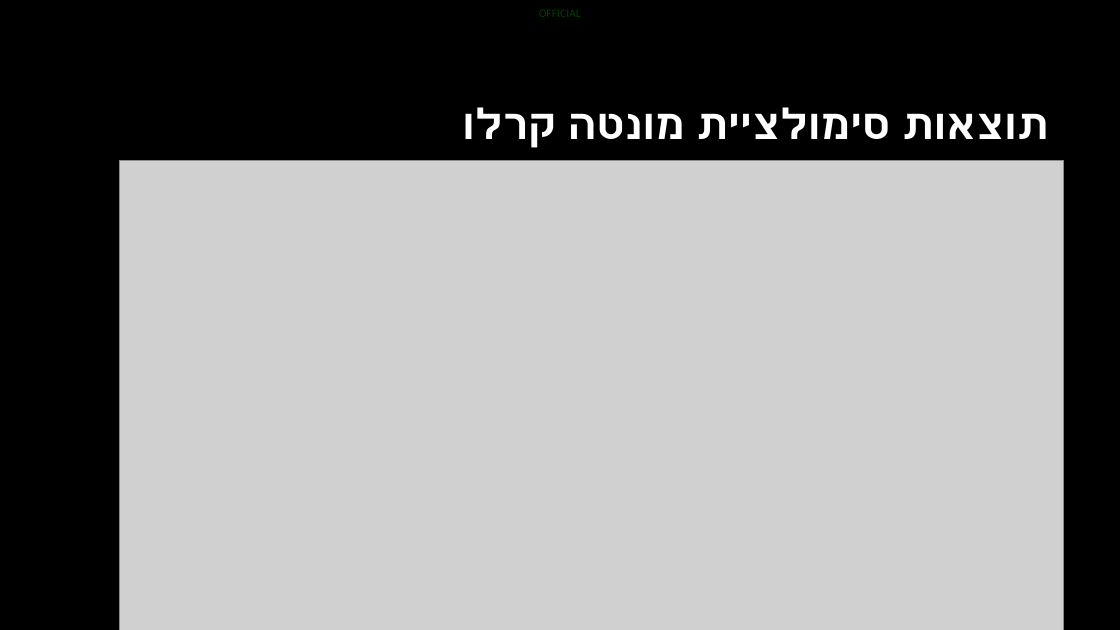
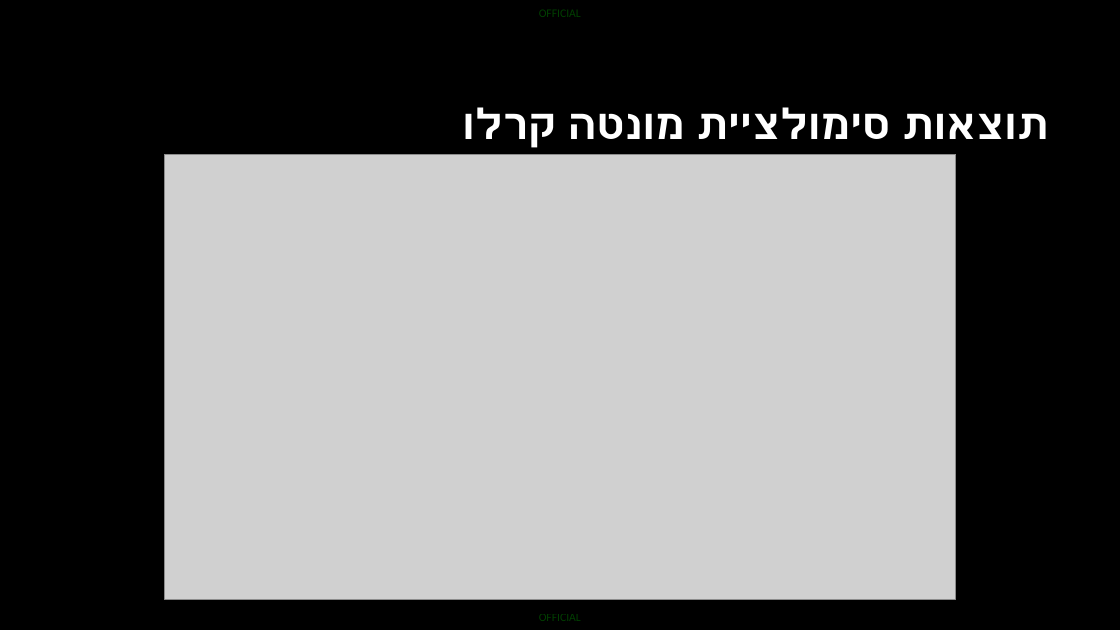
Before and after one commit to blackout6649/Federated-Kalman-Filter, a slide deck: slide 21 of Federated Kalman filter.pptx (slide 19 before the commit). Drawn at 1120x630 pixels with LibreOffice and Linux fonts; fonts in the diff are those of the drawing; grey boxes stand for pictures; background and template pictures are left out. Boxes give left, top, right and bottom in pixels: in the first picture for what was removed or moved away, otherwise in the second. Text is boxed around its words. In the diff, an @@ line names an element or a change of style, - is before the commit and + after.

```diff
--- a/Federated Kalman filter.pptx
+++ b/Federated Kalman filter.pptx
@@ picture: place and size @@
-picture at [120, 160, 1064, 630]
+picture at [164, 154, 956, 599]
@@ text added at [539, 614, 581, 621], 10 pt, text #008000 at 50% opacity @@
+OFFICIAL
```
Also in this commit, not shown: 5 other slides changed, 5 slides added, 3 slides removed, 14 other files.
